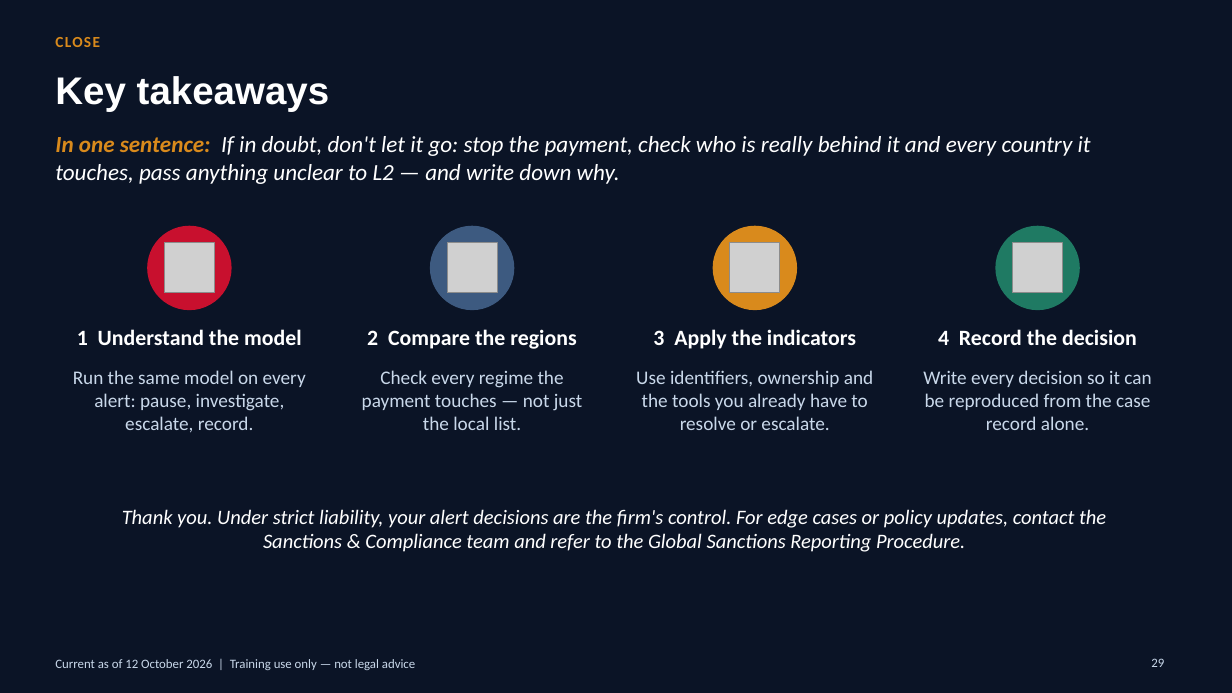
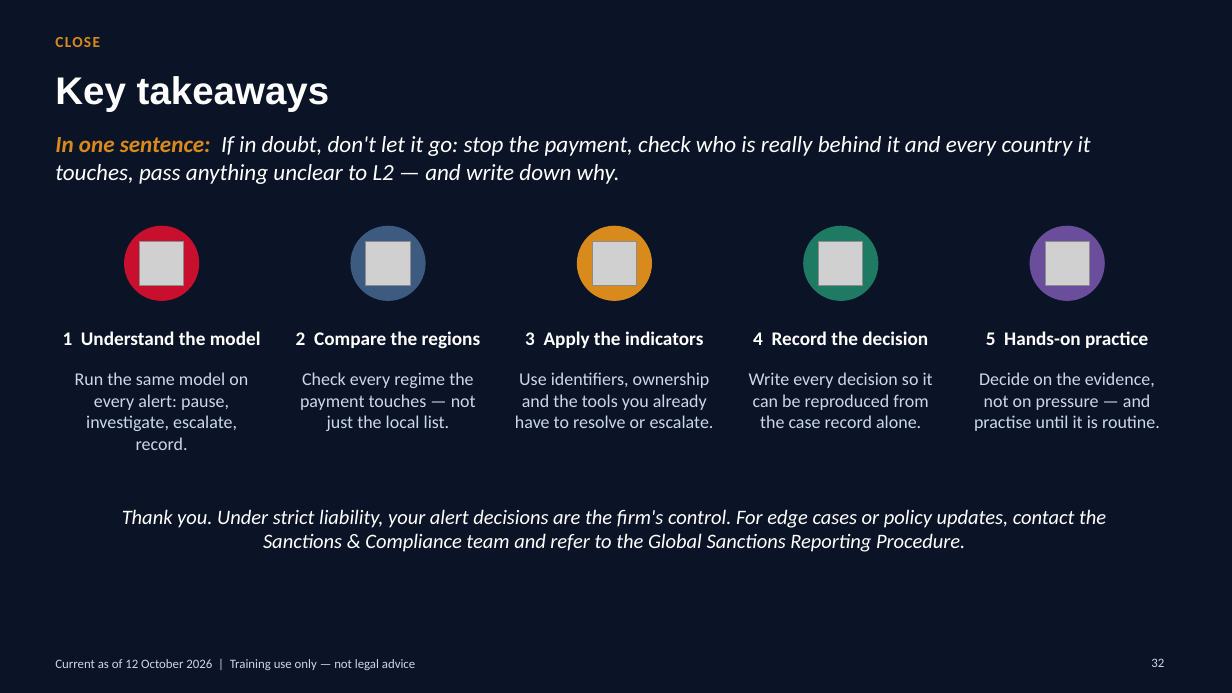
Before and after one commit to danielslonim-art/Screening, a slide deck: slide 32 of training/sanctions-in-practice-2026-10/sanctions-in-practice-analyst-edition.pptx (slide 29 before the commit). Drawn at 1232x693 pixels with LibreOffice and Linux fonts; fonts in the diff are those of the drawing; grey boxes stand for pictures. Boxes give left, top, right and bottom in pixels: in the first picture for what was removed or moved away, otherwise in the second. Text is boxed around its words. In the diff, an @@ line names an element or a change of style, - is before the commit and + after.

```diff
--- a/training/sanctions-in-practice-2026-10/sanctions-in-practice-analyst-edition.pptx
+++ b/training/sanctions-in-practice-2026-10/sanctions-in-practice-analyst-edition.pptx
@@ ellipse resized from (x1=148, y1=226, x2=231, y2=310) to (x1=125, y1=226, x2=199, y2=300) @@
@@ ellipse resized from (x1=431, y1=226, x2=514, y2=310) to (x1=351, y1=226, x2=425, y2=300) @@
@@ ellipse resized from (x1=714, y1=226, x2=797, y2=310) to (x1=578, y1=226, x2=652, y2=300) @@
@@ ellipse resized from (x1=996, y1=226, x2=1080, y2=310) to (x1=804, y1=226, x2=878, y2=300) @@
@@ ellipse added at (x1=1031, y1=226, x2=1104, y2=300), fill #6B4E9B, outline #6B4E9B 1 pt @@
@@ picture resized from (x1=165, y1=243, x2=214, y2=293) to (x1=140, y1=241, x2=184, y2=286) @@
@@ picture resized from (x1=447, y1=243, x2=497, y2=293) to (x1=366, y1=241, x2=410, y2=286) @@
@@ picture resized from (x1=730, y1=243, x2=780, y2=293) to (x1=592, y1=241, x2=637, y2=286) @@
@@ picture resized from (x1=1013, y1=243, x2=1063, y2=293) to (x1=819, y1=241, x2=863, y2=286) @@
@@ picture added at (x1=1045, y1=241, x2=1090, y2=286) @@
@@ text "1 Understand the model" moved from (x1=77, y1=329, x2=302, y2=345) to (x1=63, y1=331, x2=261, y2=345) @@
@@ text "2 Compare the regions" moved from (x1=367, y1=329, x2=576, y2=349) to (x1=296, y1=331, x2=480, y2=349) @@
@@ text "3 Apply the indicators" moved from (x1=653, y1=329, x2=856, y2=349) to (x1=525, y1=331, x2=703, y2=348) @@
@@ size 17 to 15 pt; vertical alignment top to middle in 4 elements at (x1=63, y1=331, x2=261, y2=345), (x1=296, y1=331, x2=480, y2=349), (x1=525, y1=331, x2=703, y2=348), (x1=753, y1=331, x2=928, y2=345) @@
@@ text "4 Record the decision" moved from (x1=938, y1=329, x2=1137, y2=345) to (x1=753, y1=331, x2=928, y2=345) @@
@@ text added at (x1=986, y1=331, x2=1148, y2=348), 15 pt, text #FFFFFF, bold @@
+5 Hands-on practice
@@ text "Check every regime the payment ..." moved from (x1=362, y1=370, x2=582, y2=430) to (x1=300, y1=372, x2=476, y2=431) @@
@@ text "Use identifiers, ownership and the ..." moved from (x1=636, y1=370, x2=873, y2=430) to (x1=515, y1=372, x2=714, y2=428) @@
@@ size 15 to 14 pt in 4 elements at (x1=75, y1=372, x2=248, y2=450), (x1=300, y1=372, x2=476, y2=431), (x1=515, y1=372, x2=714, y2=428), (x1=749, y1=372, x2=933, y2=428) @@
@@ text "Write every decision so it ..." moved from (x1=923, y1=370, x2=1151, y2=430) to (x1=749, y1=372, x2=933, y2=428) @@
@@ text added at (x1=974, y1=372, x2=1160, y2=431), 14 pt, text #C9D8EA @@
+Decide on the evidence, not on pressure — and practise until it is routine.
@@ page number at (x1=1151, y1=658, x2=1164, y2=667): text changed @@
-29
+32
```
Also in this commit, not shown: 10 other slides changed, 3 slides added, 1 other file.
